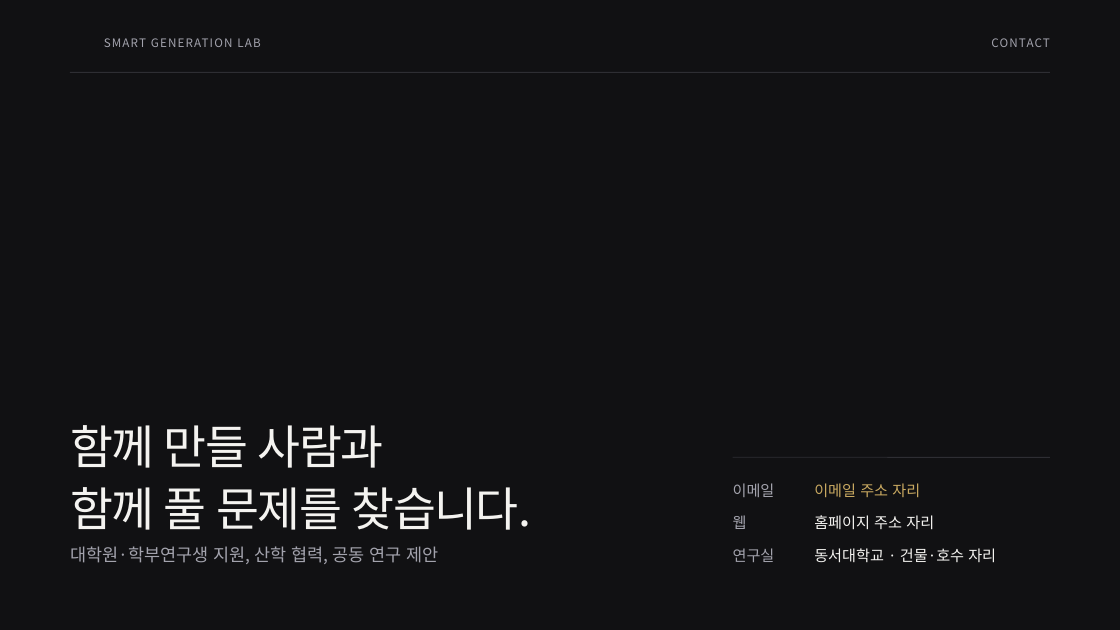
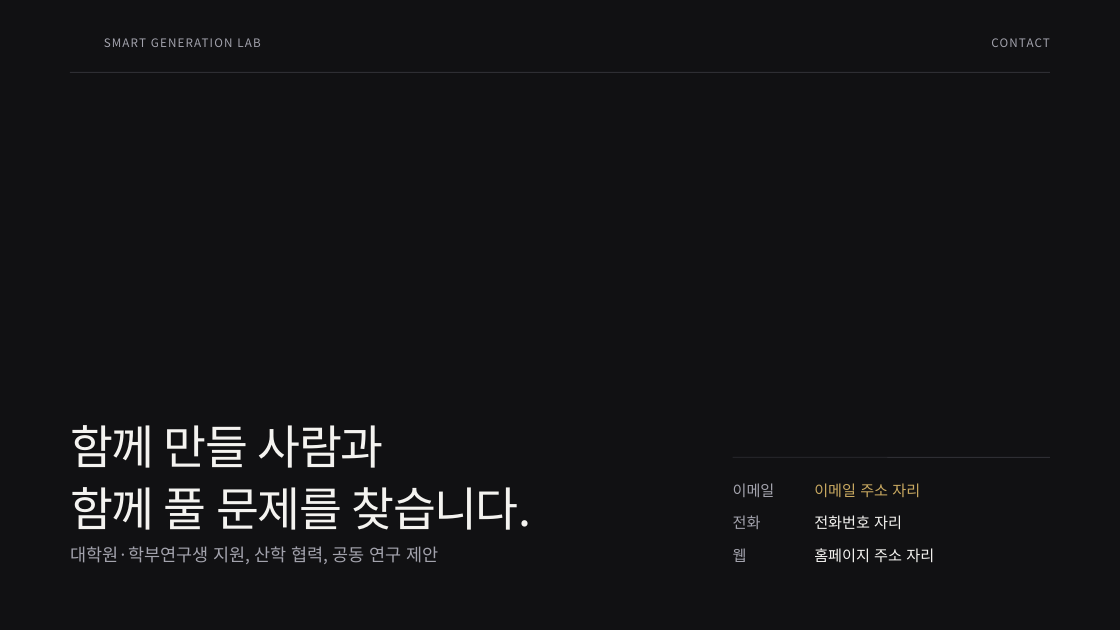
Before and after one commit to SmartGenerationLab/smartgenerationlab.github.io, a slide deck: slide 11 of downloads/sgl-template-dark.pptx. Drawn at 1120x630 pixels with LibreOffice and Linux fonts; fonts in the diff are those of the drawing; background and template pictures are left out. Boxes give left, top, right and bottom in pixels: in the first picture for what was removed or moved away, otherwise in the second. Text is boxed around its words. In the diff, an @@ line names an element or a change of style, - is before the commit and + after.

```diff
--- a/downloads/sgl-template-dark.pptx
+++ b/downloads/sgl-template-dark.pptx
@@ text "웹": place and size @@
-text "웹" at box(733, 515, 747, 529)
+text "웹" at box(733, 548, 747, 562)
@@ text added at box(733, 515, 761, 529), 13 pt, text #A3A3AD @@
+전화
@@ text "홈페이지 주소 자리": place and size @@
-text "홈페이지 주소 자리" at box(814, 515, 934, 530)
+text "홈페이지 주소 자리" at box(814, 548, 934, 563)
@@ text at box(814, 515, 902, 530): text changed @@
-동서대학교 · 건물·호수 자리
+전화번호 자리
@@ text removed at box(733, 548, 775, 562) @@
-연구실
```
Also in this commit, not shown: 20 other files.
